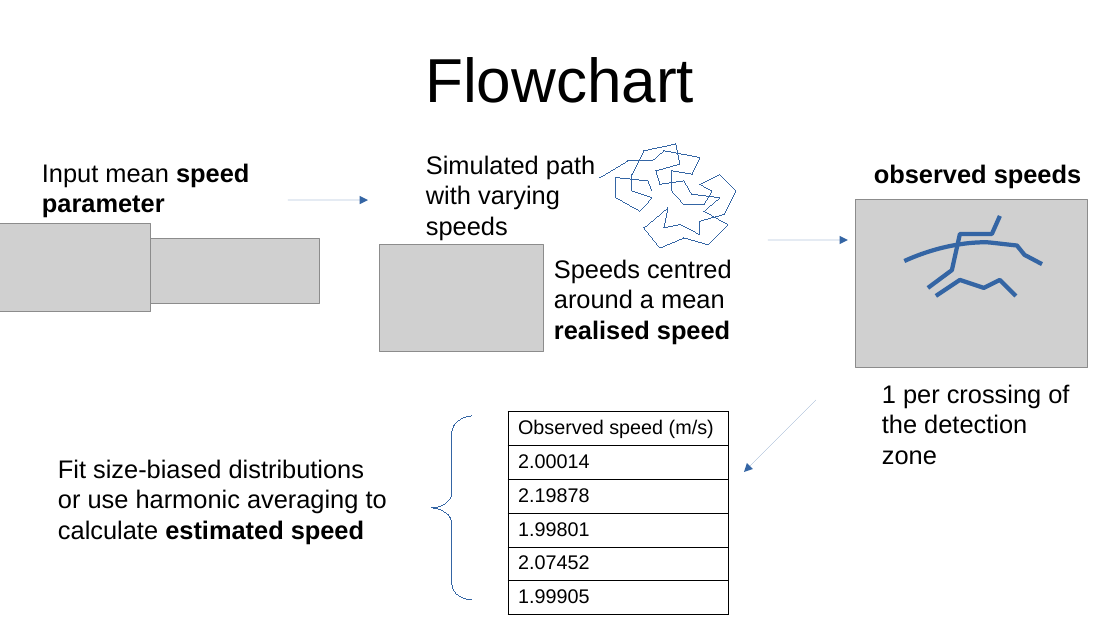
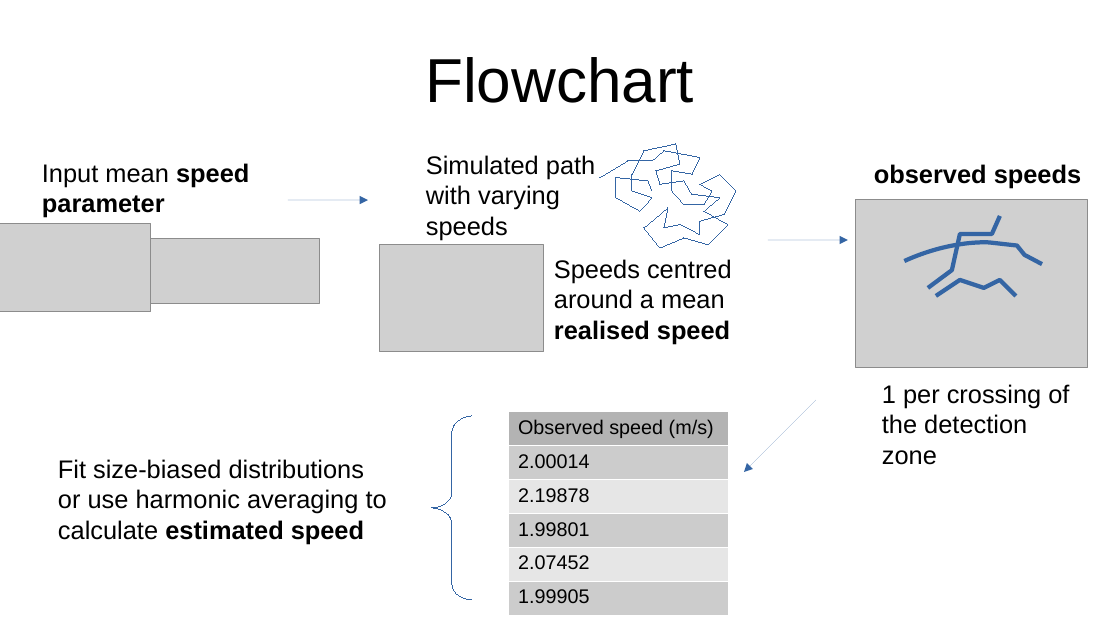
Before and after one commit to lizziebru/CamtrapSimulation, a slide deck: slide 6 of writeup/Camtrapsim_pres.odp. Drawn at 1120x630 pixels with LibreOffice and Linux fonts; fonts in the diff are those of the drawing; grey boxes stand for pictures. Boxes give left, top, right and bottom in pixels: in the first picture for what was removed or moved away, otherwise in the second. Text is boxed around its words. In the diff, an @@ line names an element or a change of style, - is before the commit and + after.

```diff
--- a/writeup/Camtrapsim_pres.odp
+++ b/writeup/Camtrapsim_pres.odp
@@ table at [508, 412, 728, 608] @@
@@ fill none to #B3B3B3 in row 1, column 1 @@
@@ fill none to #CCCCCC in 3 cells @@
@@ fill none to #E6E6E6 in 2 cells @@
@@ borders changed @@
```
Also in this commit, not shown: 4 other slides changed, 6 slides added, 3 slides removed, 4 other files.
